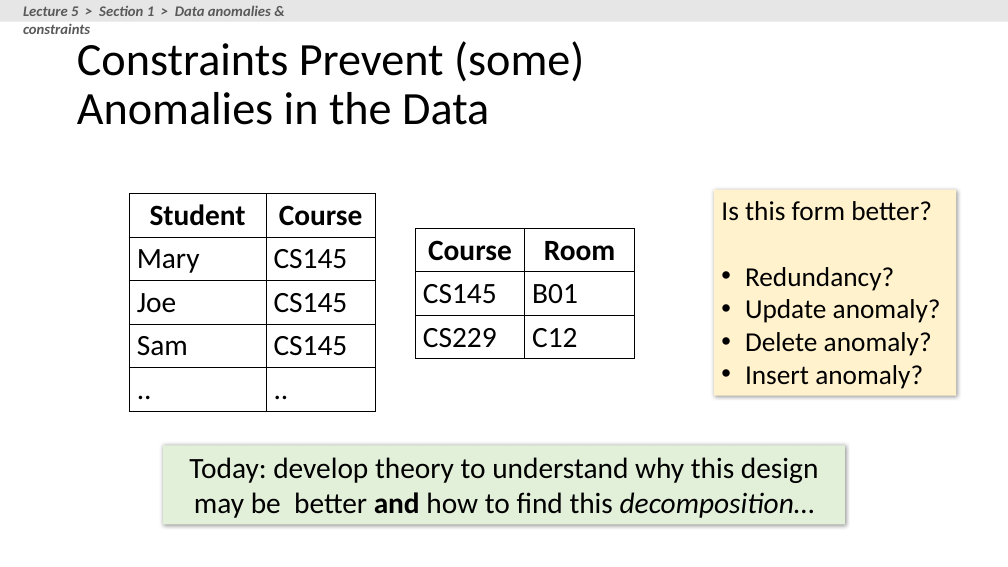
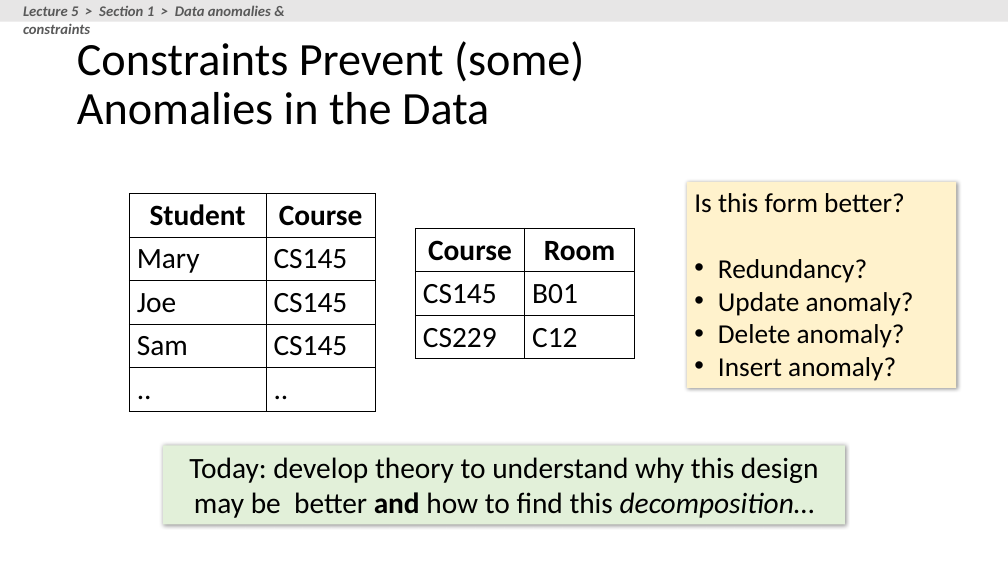
Before and after one commit to XIEQ/cs145-notebooks, a slide deck: slide 17 of lecture-5-7/Lecture_5_7_DB_Design.pptx (slide 14 before the commit). Drawn at 1008x567 pixels with LibreOffice and Linux fonts; fonts in the diff are those of the drawing. Boxes give left, top, right and bottom in pixels: in the first picture for what was removed or moved away, otherwise in the second. Text is boxed around its words. In the diff, an @@ line names an element or a change of style, - is before the commit and + after.

```diff
--- a/lecture-5-7/Lecture_5_7_DB_Design.pptx
+++ b/lecture-5-7/Lecture_5_7_DB_Design.pptx
@@ rectangle "Is this form better?": place and size @@
-rectangle "Is this form better?" at (714,190,957,396)
+rectangle "Is this form better?" at (687,181,957,388)
```
Also in this commit, not shown: 12 other slides changed, 4 slides added, 1 slide removed, 7 other files.
